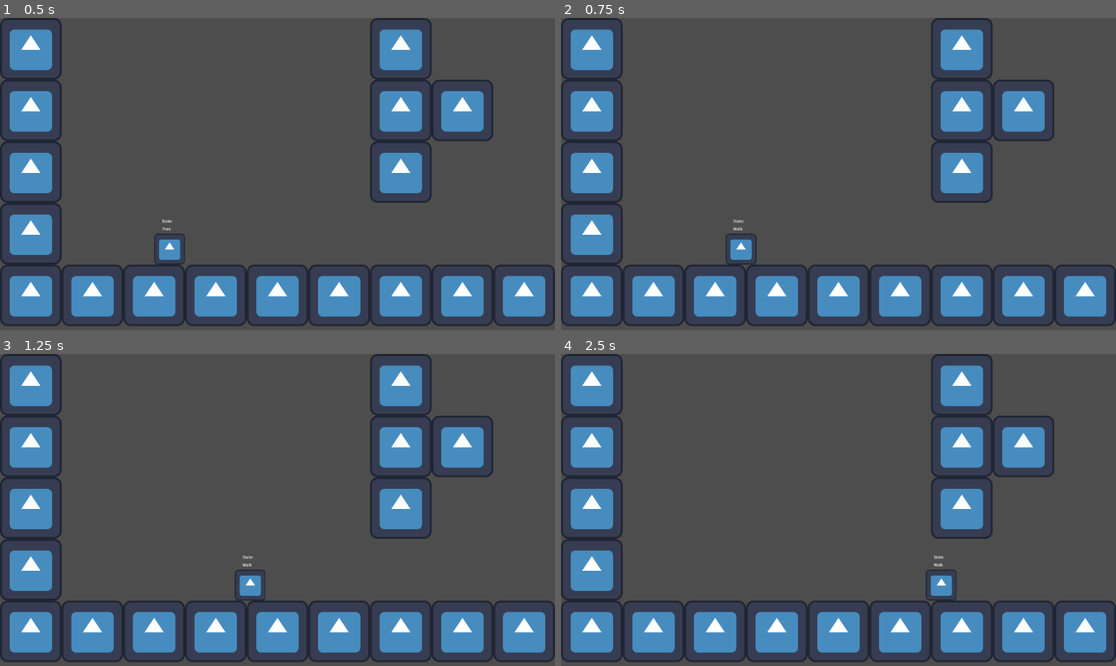
Above: before the commit, frames 1-4 (two rows, left to right).
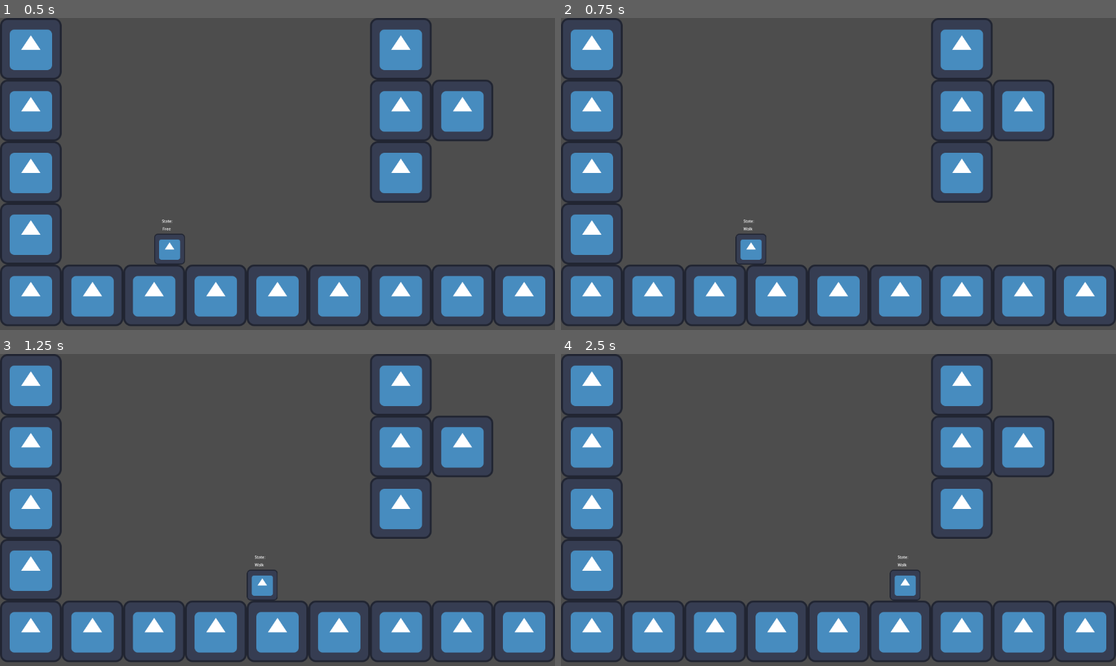
Above: after the commit, the same moments.

Repository: malikendsley/weather-report
Game: Godot game, scene res://testing/player_testing.tscn
The game is run twice, just before and just after one commit, with the same random seed, the same clock (stepped at 60 frames per second) and the same inputs. The project has no main scene, so this scene is started directly. The engine's default icon, where the game draws it, is replaced by a stand-in: a white triangle on a blue panel in a dark square.
Inputs (mouse positions are in pixels of both pictures, inside the frame that each line leads up to):
- Up to frame 1 (0.5 s): no input
- Up to frame 2 (0.75 s): tap Enter at 0.5 s; move the mouse to (960, 158) at 0.52 s; hold D (move_right) from 0.53 s (still down); tap Space (jump) at 0.6 s; click (960, 158) at 0.67 s
- Up to frame 3 (1.25 s): keep holding D (move_right); tap Space (jump) at 0.77, 1.07 s
- Up to frame 4 (2.5 s): move the mouse to (727, 525) at 1.27 s; tap Space (jump) at 1.35, 1.52, 1.82, 2.1 s; click (727, 525) at 1.42 s; move the mouse to (894, 441) at 2.02 s; release D (move_right) at 2.03 s; hold A (move_left) from 2.03 s (still down); click (894, 441) at 2.17 s

Frame 1 is identical in both runs. In frame 2, 0.4% of the frame differs, in the area x 29-37%, y 64-80%; in frame 3, 0.4%; in frame 4, 0.7%, in the area x 59-72%, y 64-80%.

Commit message:
initial commit (basic scene, move and jump)

Diff:
--- a/project.godot
+++ b/project.godot
@@ -13,6 +13,10 @@
 config/name="Weather Report"
 config/features=PackedStringArray("4.3", "GL Compatibility")
 config/icon="res://icon.svg"
+
+[autoload]
+
+InputBuffer="*res://scripts/input_buffer.gd"
 
 [debug]
 
@@ -32,7 +36,6 @@
 gdscript/warnings/standalone_ternary=2
 gdscript/warnings/incompatible_ternary=2
 gdscript/warnings/untyped_declaration=2
-gdscript/warnings/unsafe_property_access=2
 gdscript/warnings/unsafe_method_access=2
 gdscript/warnings/unsafe_cast=2
 gdscript/warnings/unsafe_call_argument=2
@@ -74,6 +77,16 @@
 "events": [Object(InputEventKey,"resource_local_to_scene":false,"resource_name":"","device":-1,"window_id":0,"alt_press …(195 unchanged characters)…
 ]
 }
+move_up={
+"deadzone": 0.5,
+"events": [Object(InputEventKey,"resource_local_to_scene":false,"resource_name":"","device":-1,"window_id":0,"alt_pressed":false,"shift_pressed":false,"ctrl_pressed":false,"meta_pressed":false,"pressed":false,"keycode":0,"physical_keycode":87,"key_label":0,"unicode":119,"location":0,"echo":false,"script":null)
+]
+}
+move_down={
+"deadzone": 0.5,
+"events": [Object(InputEventKey,"resource_local_to_scene":false,"resource_name":"","device":-1,"window_id":0,"alt_pressed":false,"shift_pressed":false,"ctrl_pressed":false,"meta_pressed":false,"pressed":false,"keycode":0,"physical_keycode":83,"key_label":0,"unicode":115,"location":0,"echo":false,"script":null)
+]
+}
 
 [layer_names]
 
--- /dev/null
+++ b/scripts/input_buffer.gd
@@ -0,0 +1,69 @@
+# Simple input buffer system
+extends Node
+
+# 9 frames, like in SSBB. Many players are unconsciously used to this buffer window
+const BUFFER_WINDOW := 150
+const LMBDOWN = "lmbdown"
+const LMBUP = "lmbup"
+
+var timestamps: Dictionary
+
+func _ready() -> void:
+	# maintain this even if the game is paused
+	process_mode = Node.PROCESS_MODE_ALWAYS
+	timestamps = {}
+
+# hook into standard input event handling to record timestamps for all key presses
+func _input(event: InputEvent) -> void:
+	if event  is InputEventKey:
+		if event.is_echo() or !event.pressed:
+			return
+		var keycode: Key = event.physical_keycode
+		timestamps[keycode] = Time.get_ticks_msec()
+		print("input_buffer: " + OS.get_keycode_string(keycode) + " received: (" + str(keycode) + ")")
+	elif event is InputEventMouseButton:
+		# check if was press
+		if event.pressed:
+			timestamps[LMBDOWN] = Time.get_ticks_msec()
+		else:
+			timestamps[LMBUP] = Time.get_ticks_msec()
+
+# return true if the action is buffered, false otherwise. Consumes the action if it is buffered
+func consume(action: String, custom_buffer: int = BUFFER_WINDOW) -> bool:
+	for event in InputMap.action_get_events(action):
+		if event is InputEventKey:
+			var keycode: Key = event.physical_keycode
+			print("Checking for keycode " + str(keycode))
+			if timestamps.has(keycode):
+				if Time.get_ticks_msec() - timestamps[keycode] <= custom_buffer:
+					# consume the action
+					debounce(action)
+					return true;
+	return false
+
+# returns true if a mouse click has occurred within the buffer window, false otherwise
+func consume_mouse_down(custom_buffer: int = BUFFER_WINDOW) -> bool:
+	if timestamps.has(LMBDOWN):
+		if Time.get_ticks_msec() - timestamps[LMBDOWN] <= custom_buffer:
+			debounce(LMBDOWN)
+			return true
+	return false
+
+# returns true if a mouse release has occurred within the buffer window, false otherwise
+func consume_mouse_up(custom_buffer: int = BUFFER_WINDOW) -> bool:
+	if timestamps.has(LMBUP):
+		if Time.get_ticks_msec() - timestamps[LMBUP] <= custom_buffer:
+			debounce(LMBUP)
+			return true
+	return false
+
+# reset the timestamp for the given action, so that it can be buffered again
+func debounce(action: String) -> void:
+	if action == LMBDOWN or action == LMBUP:
+		timestamps[action] = -INF
+	else:
+		for event in InputMap.action_get_events(action):
+			if event is InputEventKey:
+				var keycode :Key = event.physical_keycode
+				if timestamps.has(keycode):
+					timestamps[keycode] = -INF
--- a/testing/player_controller.gd
+++ b/testing/player_controller.gd
@@ -3,7 +3,7 @@
 @onready var state_label: Label = $CurStateLabel
 
 const SPEED = 300.0 # px/s
-const ACCELERATION = 1000.0 # px/s^2
+const ACCELERATION = 3000.0 # px/s^2
 const FRICTION = 2000.0 # px/s^2
 const MAX_FALL_SPEED = 1000.0 # px/s
 const GRAVITY = 2000.0 # px/s^2
@@ -18,6 +18,28 @@
 	fall, # Descending.
 	slide, # During a low-dash
 }
+enum Grenades {
+	stasis,
+	blast,
+}
+
+# TODO: Extract to a persistent state tracker for the player
+var has_dash_slide := false
+var has_jump_cancel := false
+var has_alt_fire := false
+var has_warp_core := false
+var has_stasis_grenade := false
+var has_blast_grenade := false
+
+var grenade_timer := 0.0
+var current_grenade := Grenades.stasis
+var grenade_deployed := false
+
+var warp_core_timer := 0.0
+var warp_core_deployed:= false
+
+var air_dashes_left := 0
+
 var state_names := {
 	PlayerState.idle: "Free",
 	PlayerState.walk: "Walk",
@@ -31,17 +53,20 @@
 		state_label.text = state_names[new_state]
 		current_state = new_state
 
-var input: Vector2 = Vector2.ZERO
+var directional_input := Vector2.ZERO
+
+
+
+
 
 func _ready() -> void:
 	state_label.text = state_names[current_state]
 
 func _process(_delta: float) -> void:
-	input.x = Input.get_axis("move_left", "move_right")
-	print("X Input: %s" % input.x)
+	directional_input.x = Input.get_axis("move_left", "move_right")
+	directional_input.y = Input.get_axis("move_up", "move_down")
 
 func _physics_process(delta: float) -> void:
-	input.x = Input.get_axis("move_left", "move_right")
 
 	# Apply gravity
 	if not is_on_floor():
@@ -50,17 +75,22 @@
 	# Handle movement
 	match current_state:
 		PlayerState.idle:
-			velocity.x = move_toward(velocity.x, input.x * SPEED, ACCELERATION * delta)
 
-			if input.x != 0:
+			velocity.x = move_toward(velocity.x, directional_input.x * SPEED, ACCELERATION * delta)
+
+			if InputBuffer.consume("jump"):
+				print("Jumping")
+				velocity.y = JUMP_VELOCITY
+				current_state = PlayerState.jumping
+			if directional_input.x != 0:
 				current_state = PlayerState.walk
 			elif not is_on_floor():
 				current_state = PlayerState.fall
 
 		PlayerState.walk:
-			velocity.x = move_toward(velocity.x, input.x * SPEED, ACCELERATION * delta)
+			velocity.x = move_toward(velocity.x, directional_input.x * SPEED, ACCELERATION * delta)
 
-			if input.x == 0:
+			if directional_input.x == 0:
 				current_state = PlayerState.idle
 			elif not is_on_floor():
 				current_state = PlayerState.fall
@@ -69,6 +99,13 @@
 			if is_on_floor():
 				current_state = PlayerState.idle
 
+		PlayerState.jumping:
+			if is_on_floor():
+				current_state = PlayerState.idle
+			elif velocity.y < 0:
+				current_state = PlayerState.jumping
+			else:
+				current_state = PlayerState.fall
 		_:
 			pass # Other states remain unchanged for now.
 
